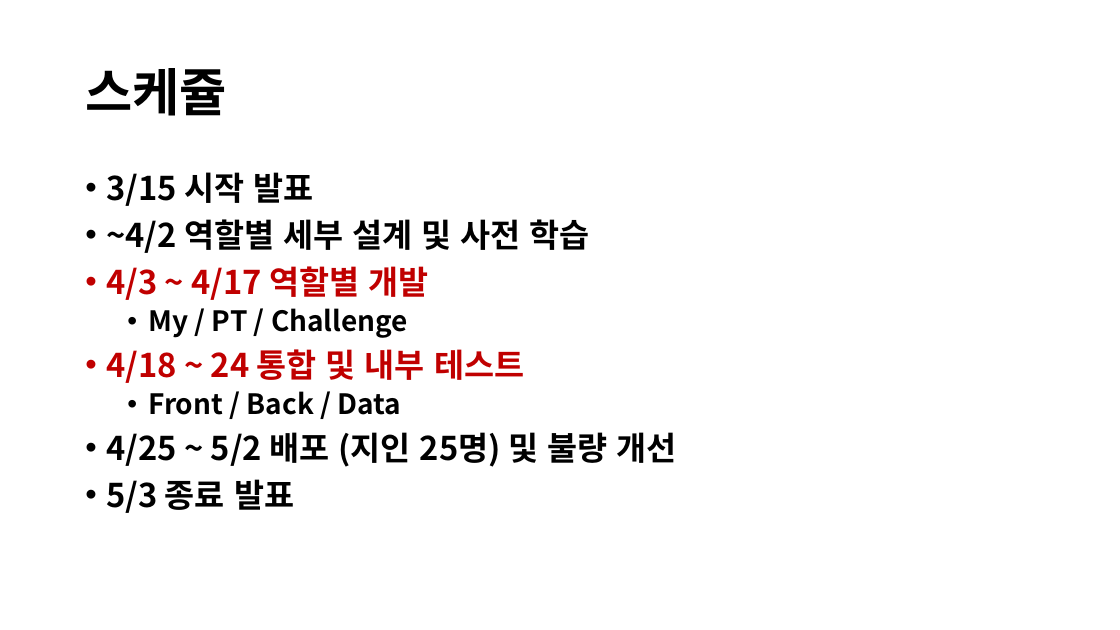
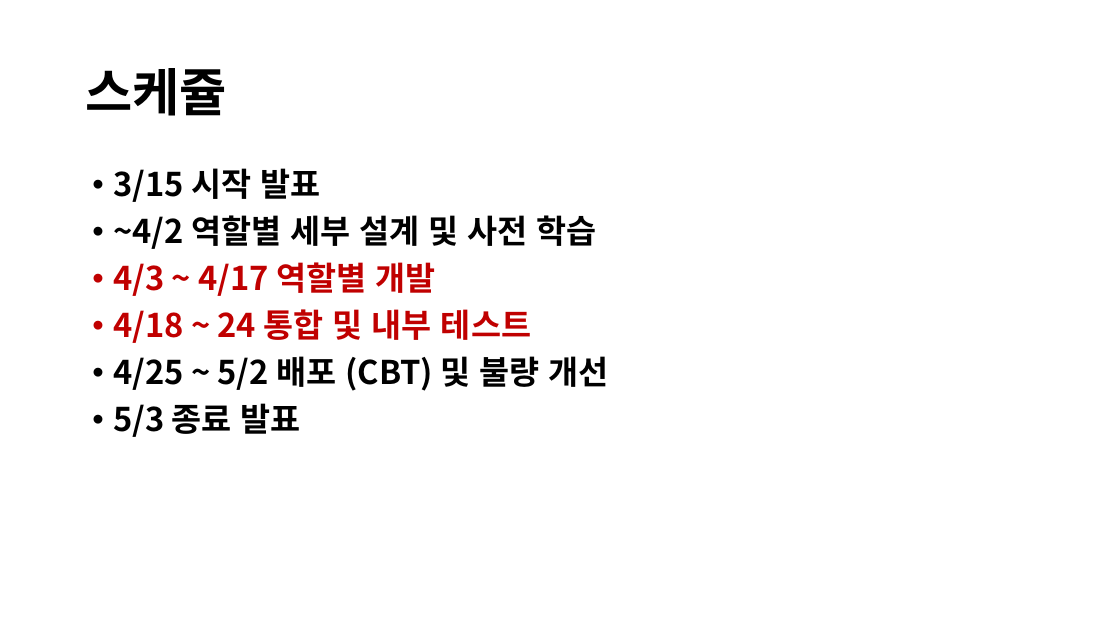
Before and after one commit to Brian-Hong-KR/Gymunity, a slide deck: slide 10 of Doc/프로젝트발표.pptx (slide 8 before the commit). Drawn at 1120x630 pixels with LibreOffice and Linux fonts; fonts in the diff are those of the drawing. Boxes give left, top, right and bottom in pixels: in the first picture for what was removed or moved away, otherwise in the second. Text is boxed around its words. In the diff, an @@ line names an element or a change of style, - is before the commit and + after.

```diff
--- a/Doc/프로젝트발표.pptx
+++ b/Doc/프로젝트발표.pptx
@@ text "3/15 시작 발표": place and size @@
-text "3/15 시작 발표" at <box>106,172,676,513</box>
+text "3/15 시작 발표" at <box>113,168,609,437</box>
@@ text at <box>148,308,408,338</box>: paragraph removed @@
-  • My / PT / Challenge
@@ text at <box>113,356,609,391</box>: text changed @@
-  • Front / Back / Data
-• 4/25 ~ 5/2 배포 (지인 25명) 및 불량 개선
+• 4/25 ~ 5/2 배포 (CBT) 및 불량 개선
```
Also in this commit, not shown: 6 other slides changed, 2 slides added, 29 other files.
